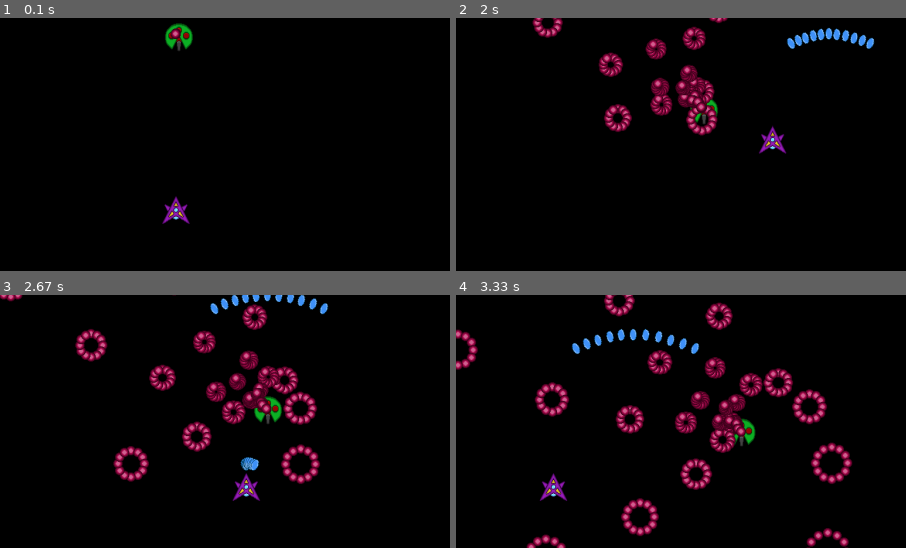
Above: before the commit, frames 1-4 (two rows, left to right).
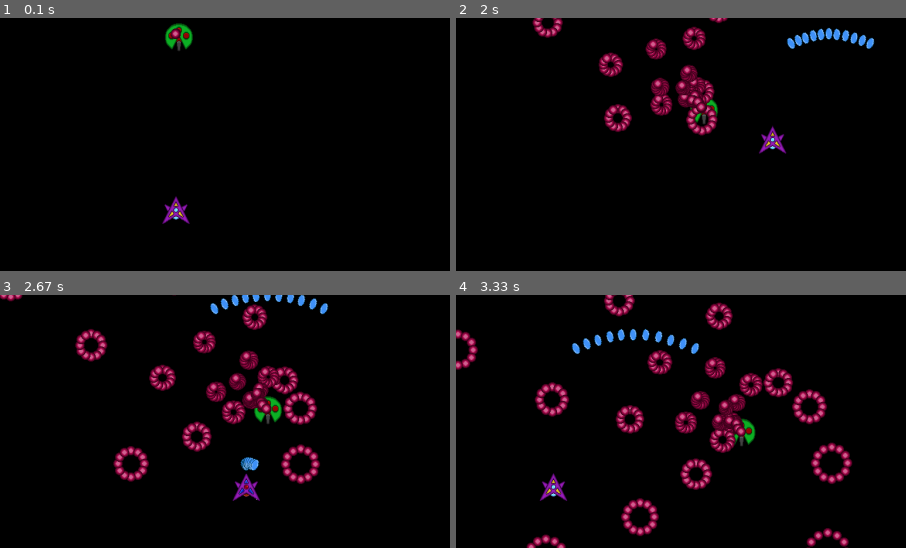
Above: after the commit, the same moments.

Repository: brendan-silva/Cosmic-bullet
Game: pygame game, started from test_level.py
Two runs of this game, one before a commit and one after it. Both use one fixed random seed, a clock stepped at 60 frames per second and the inputs below.
Inputs:
- Up to frame 1 (0.1 s): no input
- Up to frame 2 (2 s): hold Right 0.33-0.8 s; hold Up 0.83-1.13 s; tap Z at 0.9, 1.23, 1.53, 1.73 s; hold Right 1.17-1.63 s; hold Left from 1.67 s (still down)
- Up to frame 3 (2.67 s): tap Z at 2.03, 2.3, 2.63 s; release Left at 2.2 s; hold Down 2.23-2.53 s; hold Left from 2.57 s (still down)
- Up to frame 4 (3.33 s): tap Z at 2.93, 3.07 s; release Left at 2.97 s; hold Left from 3 s (still down)
The pictures show only the part of the screen within x 30-80%, y 12-62%; the shares and areas given below are measured in that part.

Frames 1-2 are identical in both runs. In frame 3, less than 0.1% of the frame differs, in the area x 53-58%, y 70-82%; in frame 4, nothing differs.

Commit message:
player and bullet Collision

Diff:
--- a/engine.py
+++ b/engine.py
@@ -3,7 +3,7 @@
 from pygame import Rect
 from pygame.locals import *
 import pygame
-from math import *
+import math
 Playermove = Vector2(0, 0)
 WIDTH = 1536
 HEIGHT = 864
@@ -87,23 +87,32 @@
         pass
 
 
+
+
+
 class Player(GameObject):
     def __init__(self):
         self.transform = Transform2D(0, 0, 0)
         self.sprite = pygame.sprite.Sprite()
         self.sprite.image = pygame.image.load("Cosmic-bullet\Sprites\Player.png")
         self.sprite.rect = self.sprite.image.get_rect(center=(0, 0))
-        self.diagonal_modifier = sqrt(2) / 2
+        self.diagonal_modifier = math.sqrt(2) / 2
         self.shotcooldown = 0
         self.bulletimg = pygame.image.load("Cosmic-bullet\Sprites\Player Bullet 1.png")
-        self.Laserimg = pygame.image.load("Cosmic-bullet\Sprites\Player Laser.png")
+        self.Laserimg = pygame.image.load("Cosmic-bullet\Sprites\Large Player Laser.png")
         self.v = Vector2(0, 400)
         self.vy = 0
         self.vx = 0
         self.shottype = 0
         self.xhold = False
-
-    def update(self, dt):
+        self.hp = 3
+        self.hitcooldown=0
+
+    def update(self, dt):
+        if self.hitcooldown >= 0:
+            self.hitcooldown -= dt
+            if self.hitcooldown <= 0:
+                self.sprite.image = pygame.image.load("Cosmic-bullet\Sprites\Player.png")
         global Playermove
         self.v = Vector2(0, 400)
         self.vy = 0
@@ -159,7 +168,12 @@
             self.xhold = True
         else:
             self.xhold=False
-
+    def checkifhit(self,Bull:GameObject):
+        distance=math.sqrt(abs(self.transform.pos.x-Bull.transform.pos.x)+abs(self.transform.pos.y-Bull.transform.pos.y))
+        if distance <= math.sqrt(4+Bull.Bullethit):
+            self.hp -= 1
+            self.sprite.image = pygame.image.load("Cosmic-bullet\Sprites\Player hit.png")
+            self.hitcooldown = 1
 
 class Player_bullet(GameObject):
     def __init__(self, pos: Vector2, speed: float, ang: float, image: pygame.image,dmg:float=0):
@@ -194,6 +208,10 @@
         self.a = pygame.Vector2(0, a[0])
         self.a = self.a.rotate(a[1])
         self.sprite.rect = self.sprite.image.get_rect()
+        if self.sprite.rect.width<self.sprite.rect.height:
+            self.Bullethit=self.sprite.rect.width*0.8
+        else:
+            self.Bullethit=self.sprite.rect.height*0.8
 
     def update(self, dt):
         self.transform.pos += self.v * dt
@@ -281,6 +299,7 @@
         self.shotdata = shotdata
         self.hp = hp
 
+
     def update(self, dt):
         self.transform.pos += self.v * dt
         self.v += self.a * dt
@@ -349,9 +368,16 @@
 
         for game_object in loaded_scene.objects:
             render(game_object, screen)
+        for game_object in loaded_scene.objects:
+            if isinstance(game_object,Player):
+                if game_object.hitcooldown<=0:
+                    for game_object2 in loaded_scene.objects:
+                        if isinstance(game_object2,Bullet):
+                            game_object.checkifhit(game_object2)
+                    if game_object.hp<=0:
+                        game_loop = False
         pygame.display.flip()
         screen.fill((0, 0, 0))
-
         delta_time = clock.tick(fps) / 1000
 
     pygame.quit()
Binary file added: Sprites/Player hit.png
